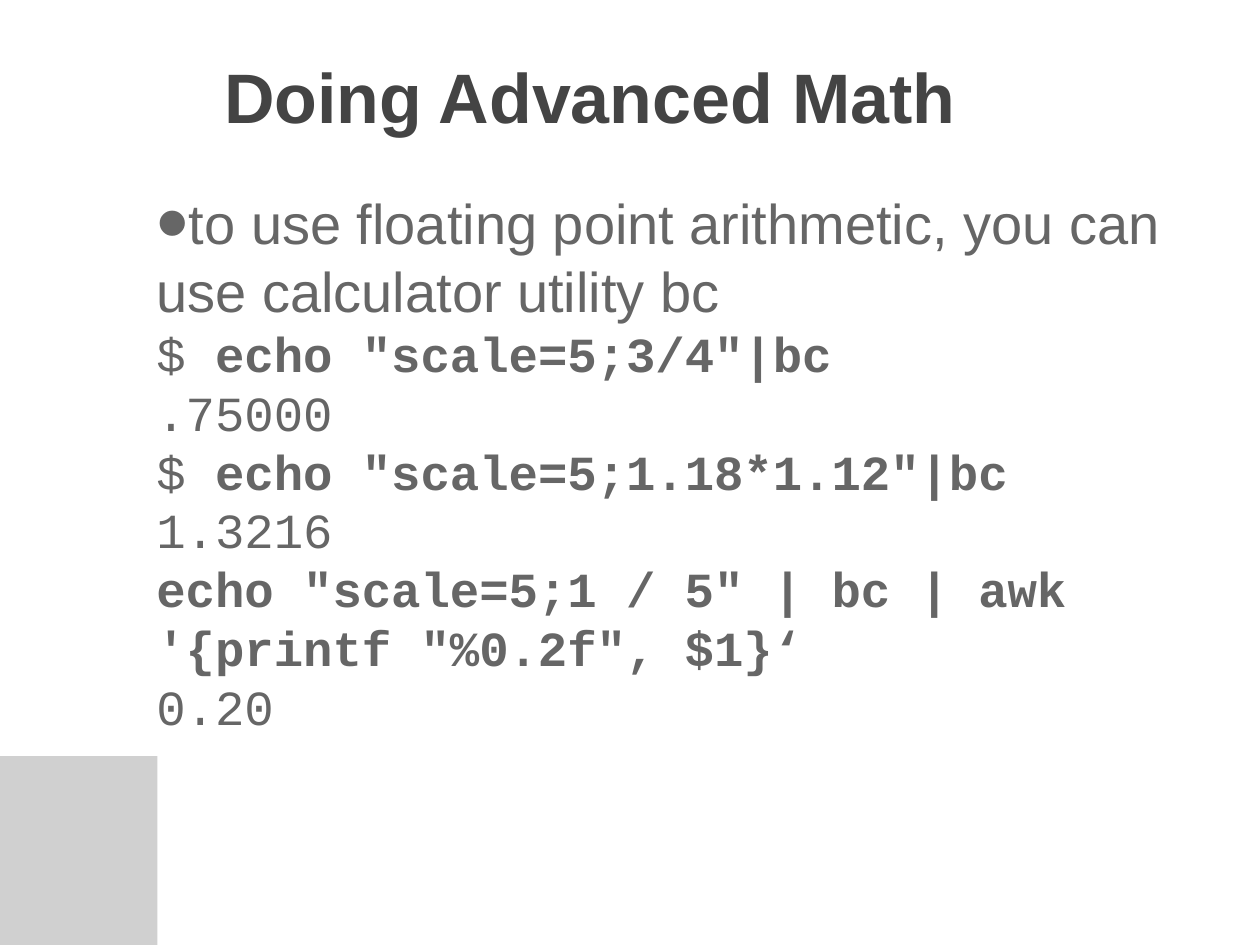
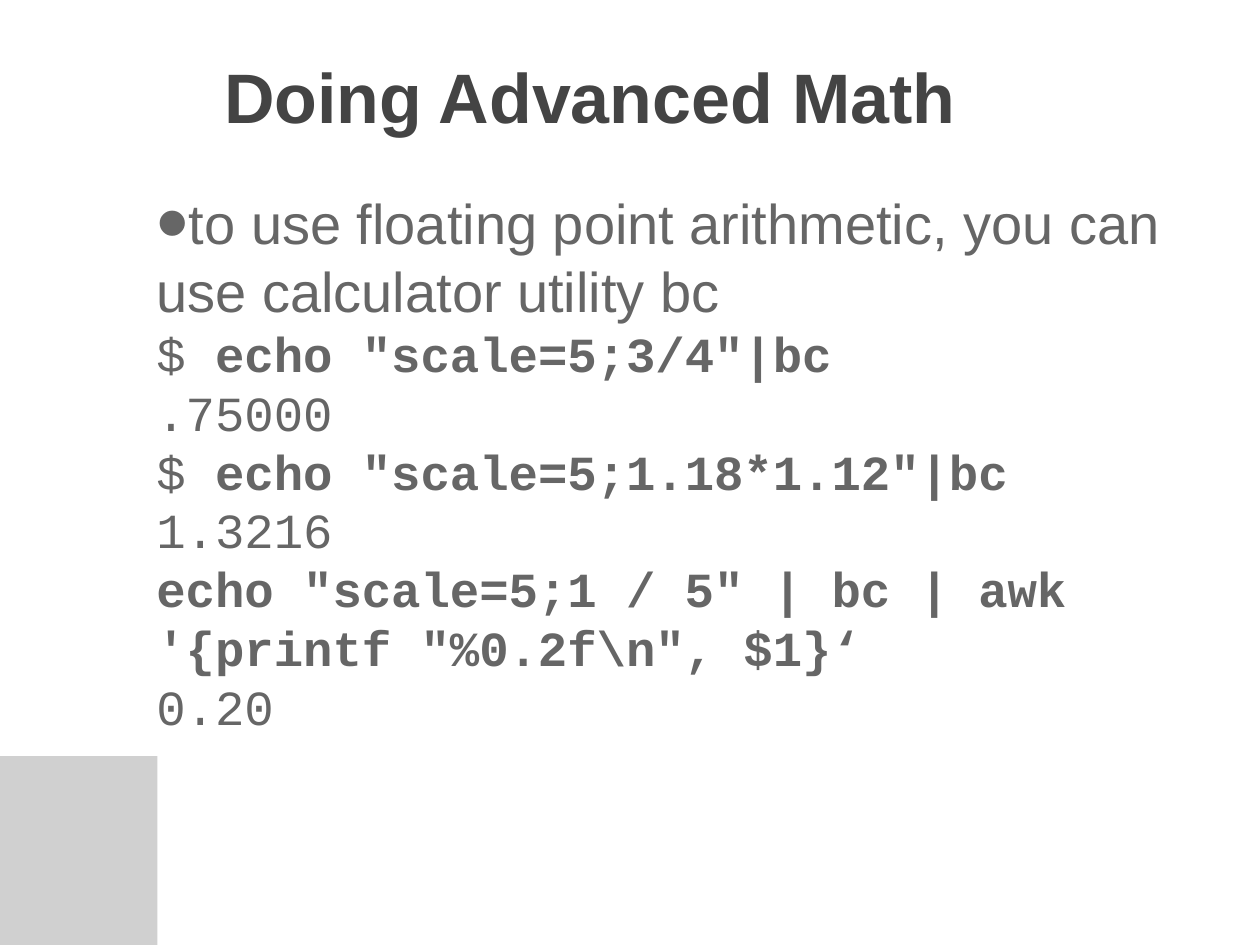
Before and after one commit to jb23lm87/OS-prednasky, a slide deck: slide 11 of LC UNIX/11 Introduction to Shell Scripting.pptx. Drawn at 1260x945 pixels with LibreOffice and Linux fonts; fonts in the diff are those of the drawing; grey boxes stand for pictures. Boxes give left, top, right and bottom in pixels: in the first picture for what was removed or moved away, otherwise in the second. Text is boxed around its words. In the diff, an @@ line names an element or a change of style, - is before the commit and + after.

```diff
--- a/LC UNIX/11 Introduction to Shell Scripting.pptx
+++ b/LC UNIX/11 Introduction to Shell Scripting.pptx
@@ text in free at <box>156,572,1066,676</box>: text changed @@
-echo "scale=5;1 / 5" | bc | awk '{printf "%0.2f", $1}‘
+echo "scale=5;1 / 5" | bc | awk '{printf "%0.2f\n", $1}‘
```
Also in this commit, not shown: 1 other slide changed, 1 other file.
